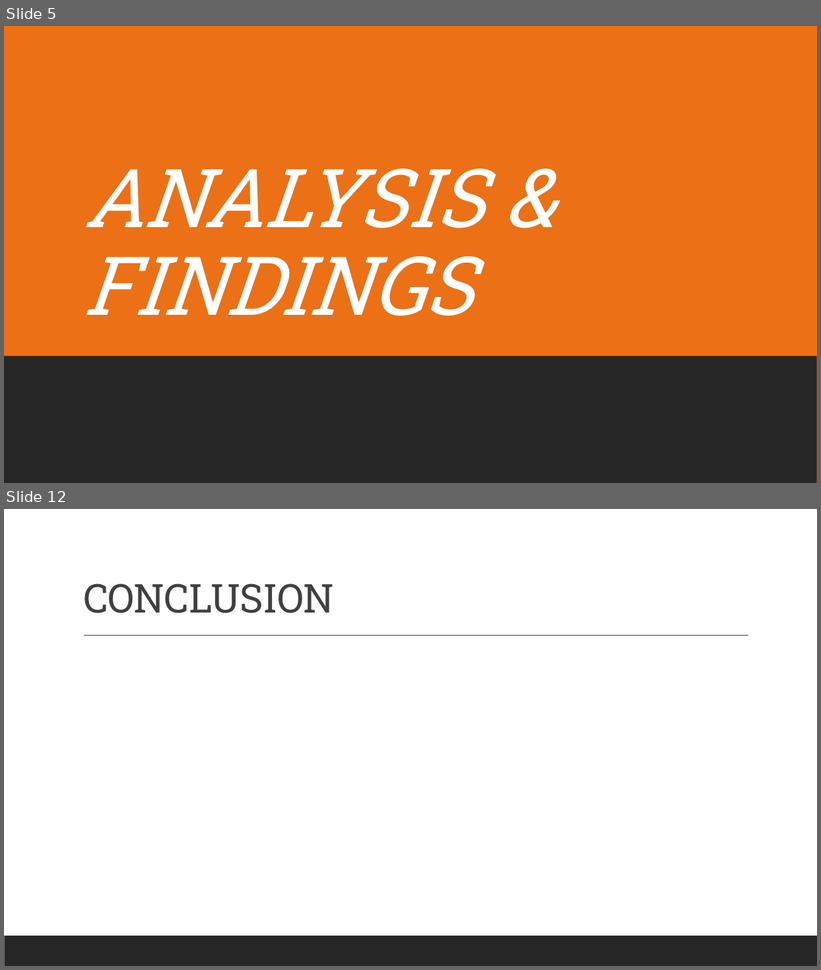
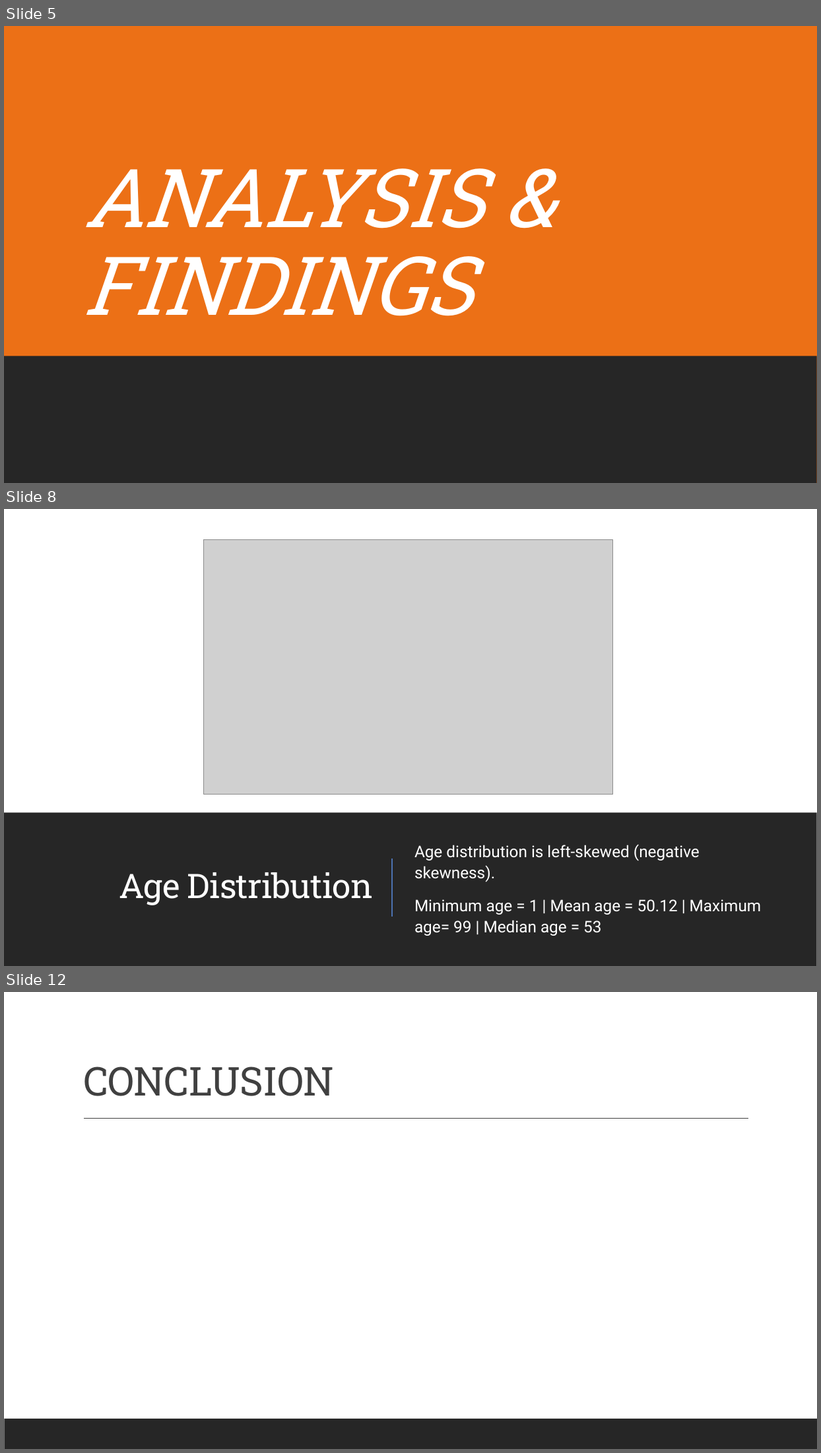
Before and after one commit to mgmboyd/DA-Capstone-Project, a slide deck: Presentation/BB Final Capstone Project PowerPoint V1.pptx. Shown one above the other, each under a label of ours: slides 5 and 12 before the commit, slides 5, 8 and 12 after it; the slides between them are not shown. The pictures are 821x970 and 821x1453 pixels, drawn with LibreOffice and Linux fonts; fonts in the diff are those of the drawing; grey boxes stand for pictures. Boxes give left, top, right and bottom in pixels: in the first picture for what was removed or moved away, otherwise in the second. Text is boxed around its words. In the diff, an @@ line names an element or a change of style, - is before the commit and + after.

```diff
--- a/Presentation/BB Final Capstone Project PowerPoint V1.pptx
+++ b/Presentation/BB Final Capstone Project PowerPoint V1.pptx
@@ slide 8 added at (4, 509, 817, 966), background #FFFFFF; not listed: 1 template element that a slide beside it also shows @@
@@ rectangle added at (4, 509, 817, 966), fill #FFFFFF @@
@@ picture added at (204, 540, 613, 795) @@
@@ rectangle added at (4, 813, 817, 966), fill #262626 @@
@@ text added at (415, 845, 762, 936), 19 pt, text #FFFFFF @@
+  Age distribution is left-skewed (negative skewness).
+  Minimum age = 1 | Mean age = 50.12 | Maximum age= 99 | Median age = 53
@@ line added from (393, 859) to (393, 917), #4C72B0 1.5 pt @@
@@ title added at (119, 873, 373, 906), 40 pt, text #FFFFFF @@
+Age Distribution
```
Also in this commit, not shown: 5 other slides added, 6 slides removed.
